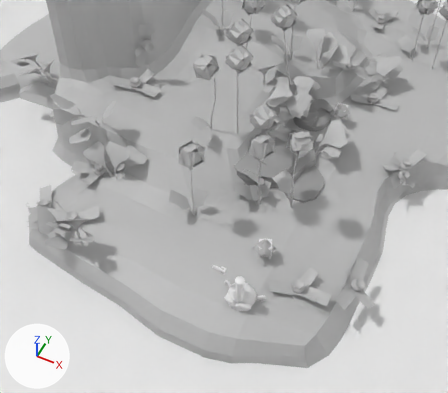
One commit to the Blender file scenes/proto-world2.blend: the scene before it, then after it.
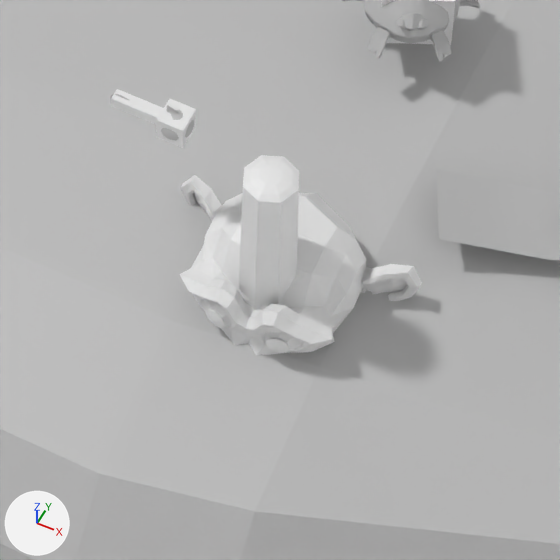
Each version is shown from a 50 mm lens placed at (7.98, -18.24, 31.26), pointed at (-2.92, 3.56, 4.02), then close up on the part from 43% to 65% of the width and 63% to 88% of the height. The lights are fixed; the arrows at lower left show +X, +Y and +Z.

Names of what the first close-up shows: 'FLO_01', 'MEP_01_foc_00', 'MEP_01_foc_01', 'PLT_03_V1', 'Player', 'Torus', 'WalkMe'.
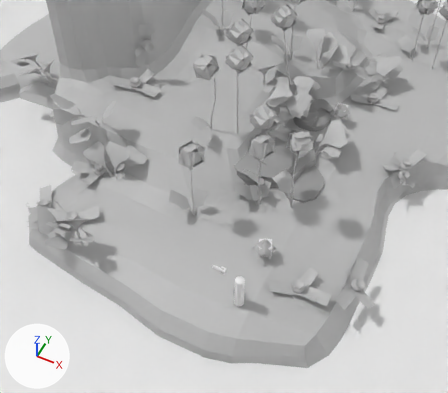
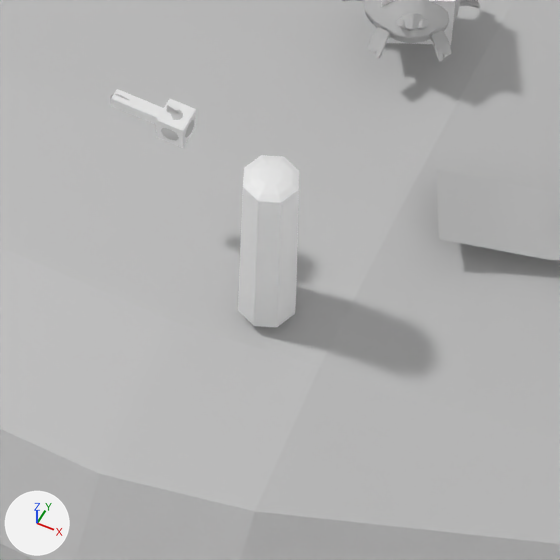
What differs and where, as boxes (x1, y1, x2, y2) in the close-ups (560 x 560 px):
'Torus', deleted
    before: (179, 175, 422, 355)

What the commit changed:
Object 'Torus' (ob_torus) is deleted.
